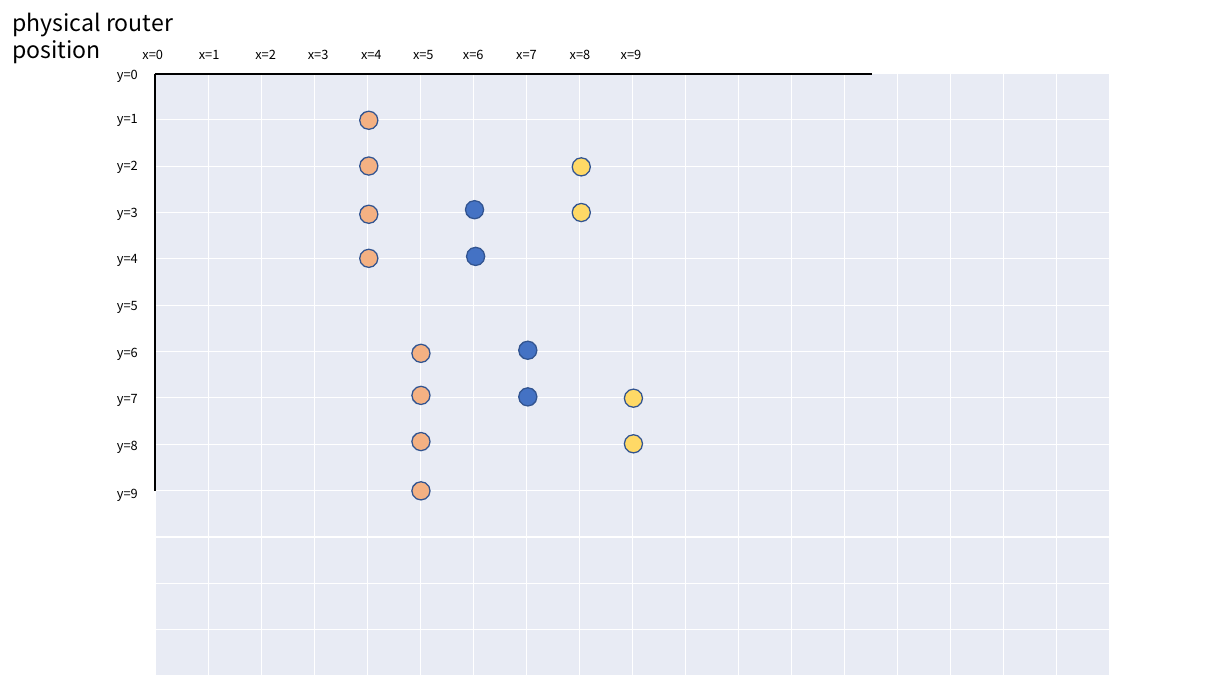
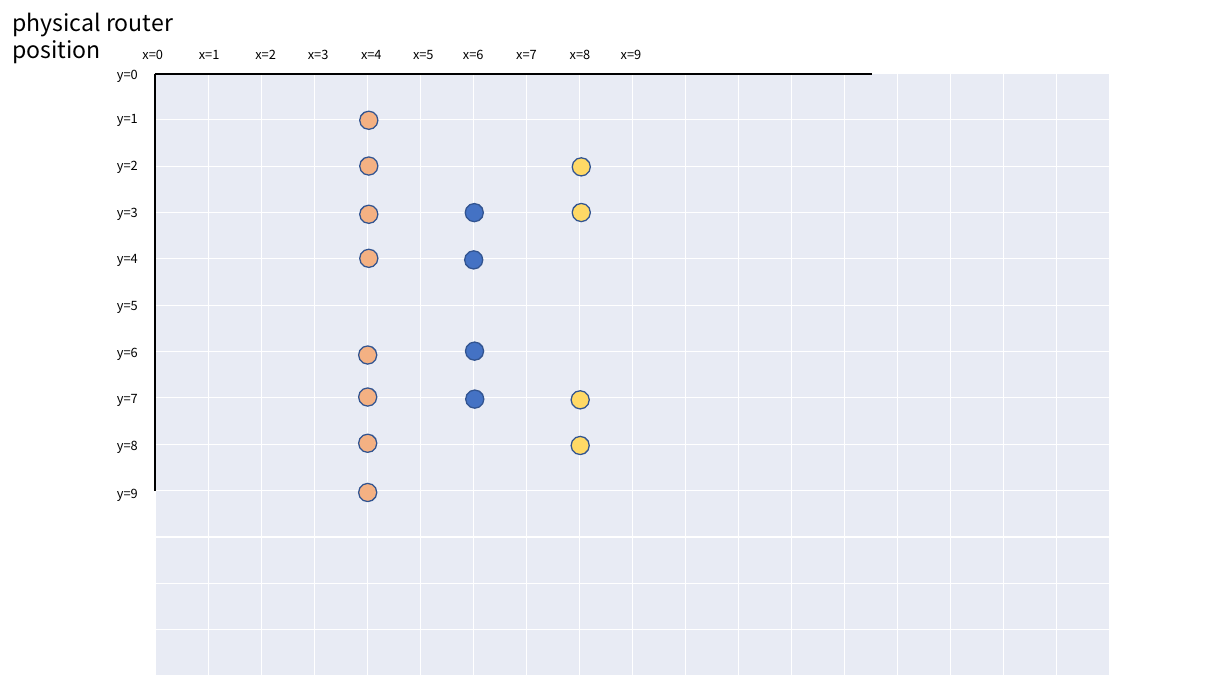
Before and after one commit to takamitsu-iida/network-diagram2, a slide deck: slide 1 of position.pptx. Drawn at 1232x693 pixels with LibreOffice and Linux fonts; fonts in the diff are those of the drawing. Boxes give left, top, right and bottom in pixels: in the first picture for what was removed or moved away, otherwise in the second. Text is boxed around its words. In the diff, an @@ line names an element or a change of style, - is before the commit and + after.

```diff
--- a/position.pptx
+++ b/position.pptx
@@ ellipse: place and size @@
-ellipse at [518, 341, 537, 360]
+ellipse at [466, 342, 484, 360]
@@ ellipse: place and size @@
-ellipse at [518, 388, 537, 407]
+ellipse at [466, 390, 484, 409]
@@ 6 ellipses: place and size @@
-6 ellipses at [412, 345, 643, 500]
+6 ellipses at [359, 346, 590, 502]
```
Also in this commit, not shown: 7 other files.
